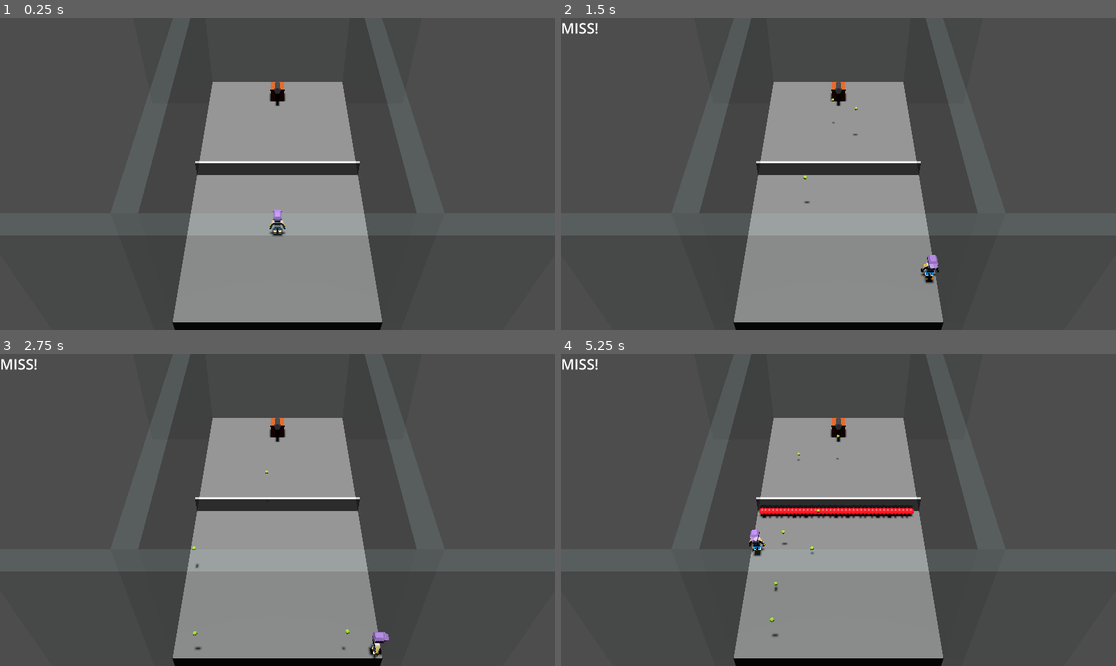
Above: before the commit, frames 1-4 (two rows, left to right).
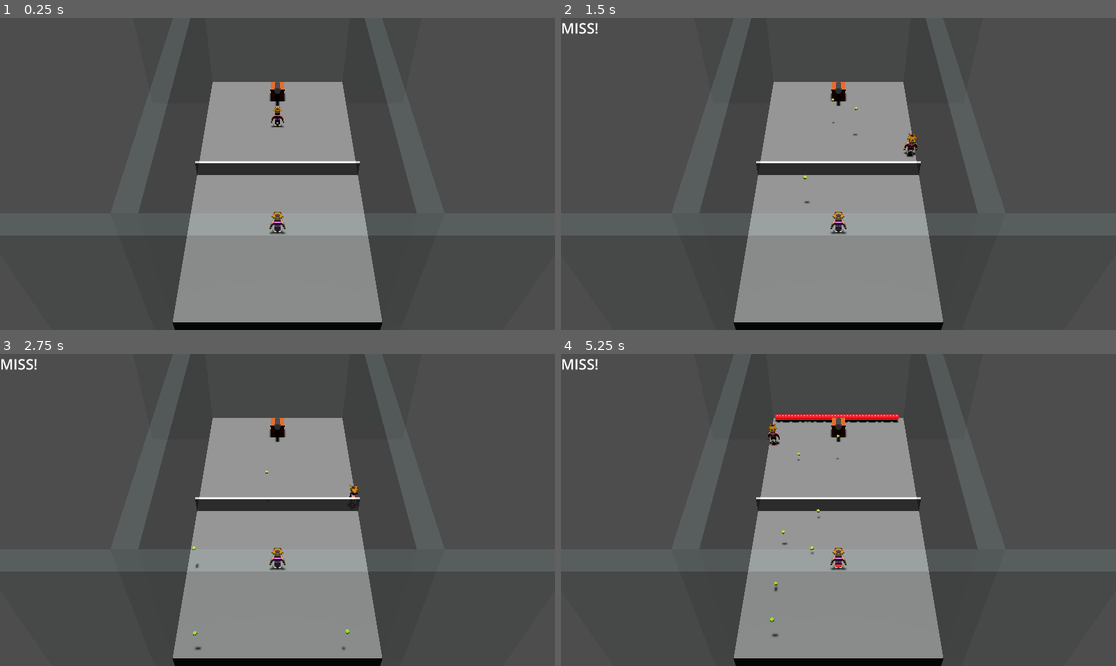
Above: after the commit, the same moments.

Repository: nicolassantibanez/padel-arcade
Game: Godot game, scene res://main.tscn
The game is run twice, just before and just after one commit, with the same random seed, the same clock (stepped at 60 frames per second) and the same inputs.
Inputs:
- Up to frame 1 (0.25 s): no input
- Up to frame 2 (1.5 s): tap Enter at 0.5 s; hold Right (move_right, bound only before the commit) 0.53-1.28 s; tap J (hit_ball, bound only before the commit) at 0.6 s; tap Space (shoot_ball) at 0.8, 1.25, 1.35 s; hold Down (move_back, bound only before the commit) from 1.28 s (still down)
- Up to frame 3 (2.75 s): tap J (hit_ball, bound only before the commit) at 1.55, 2.1 s; release Down (move_back, bound only before the commit) at 2.03 s; hold Right (move_right, bound only before the commit) from 2.03 s (still down); tap Space (shoot_ball) at 2.3 s
- Up to frame 4 (5.25 s): tap Enter at 2.75 s; release Right (move_right, bound only before the commit) at 2.78 s; hold Up (move_forward, bound only before the commit) 2.78-3.53 s; tap Space (shoot_ball) at 2.85, 3.8, 5.1 s; tap J (hit_ball, bound only before the commit) at 3.05, 4.35 s; hold M 3.53-4.28 s; hold Left (move_left, bound only before the commit) 3.53-5.03 s; hold Down (move_back, bound only before the commit) from 5.03 s (still down)

The runs differ from the first frame. In frame 1, 0.2% of the frame differs, in the area x 48-52%, y 28-70%; in frame 2, 0.4%; in frame 3, 0.4%; in frame 4, 1.8%, in the area x 33-64%, y 19-70%.

Commit message:
feat: Added second player mechanics

Diff:
--- a/ball_thrower.gd
+++ b/ball_thrower.gd
@@ -1,22 +1,20 @@
 extends StaticBody3D
 
+var ball_scene: Resource = preload ("res://ball.tscn")
 
-var ball_scene: Resource = preload("res://ball.tscn")
-
-@onready var throwing_point : Marker3D = $Pivot/ThrowingPoint
+@onready var throwing_point: Marker3D = $Pivot/ThrowingPoint
 
 # Called when the node enters the scene tree for the first time.
 func _ready():
 	pass # Replace with function body.
-
 
 # Called every frame. 'delta' is the elapsed time since the previous frame.
 func _process(_delta):
 	# We check for each move input and update the direction accordingly
 	if Input.is_action_just_pressed("shoot_ball"):
 		print("Throwing Ball!!!!")
-		var ball_instance : Node = ball_scene.instantiate()
-		var rand_angle = randf() * PI/4
-		ball_instance.direction = Vector3(0, 0.3, 1).rotated(Vector3.UP, rand_angle - PI/8)
+		var ball_instance: Node = ball_scene.instantiate()
+		var rand_angle = randf() * PI / 4
+		ball_instance.direction = Vector3(0, 0.3, 1).rotated(Vector3.UP, rand_angle - PI / 8)
 		ball_instance.position = throwing_point.position
 		add_child(ball_instance)
--- a/main.tscn
+++ b/main.tscn
@@ -1,7 +1,8 @@
-[gd_scene load_steps=11 format=3 uid="uid://bgtwx06jb5omh"]
+[gd_scene load_steps=12 format=3 uid="uid://bgtwx06jb5omh"]
 
-[ext_resource type="PackedScene" uid="uid://bxjkarins58op" path="res://player.tscn" id="1_xs617"]
+[ext_resource type="PackedScene" uid="uid://bxjkarins58op" path="res://padel_boy.tscn" id="1_xs617"]
 [ext_resource type="PackedScene" uid="uid://b8mgwdtiripne" path="res://ball_thrower.tscn" id="3_astgh"]
+[ext_resource type="PackedScene" uid="uid://fekxh3n8uytp" path="res://match_manager.tscn" id="3_gaq71"]
 
 [sub_resource type="BoxShape3D" id="BoxShape3D_pvtli"]
 size = Vector3(10, 2, 20)
@@ -82,8 +83,12 @@
 transform = Transform3D(1, -5.95416e-16, 2.4663e-16, -2.44061e-16, 0.00431093, 0.999991, -5.96474e-16, -0.999991, 0.00431093, 0, 3.41509, 0)
 shadow_enabled = true
 
-[node name="Player" parent="." instance=ExtResource("1_xs617")]
+[node name="Player1" parent="." instance=ExtResource("1_xs617")]
 transform = Transform3D(0.5, 0, 0, 0, 0.5, 0, 0, 0, 0.5, 0, 2, 4.57118)
+
+[node name="Player2" parent="." instance=ExtResource("1_xs617")]
+transform = Transform3D(0.5, 0, 0, 0, 0.5, 0, 0, 0, 0.5, 0, 2, -4.68517)
+player_id = 2
 
 [node name="CameraPivot" type="Marker3D" parent="."]
 transform = Transform3D(1, -5.95416e-16, 2.4663e-16, 2.4663e-16, 0.707107, 0.707107, -5.95416e-16, -0.707107, 0.707107, 0, 0, 0)
@@ -106,3 +111,7 @@
 
 [node name="MeshInstance3D" type="MeshInstance3D" parent="Net"]
 mesh = SubResource("BoxMesh_1isxm")
+
+[node name="MatchManager" parent="." node_paths=PackedStringArray("player1", "player2") instance=ExtResource("3_gaq71")]
+player1 = NodePath("../Player1")
+player2 = NodePath("../Player2")
--- /dev/null
+++ b/match_manager.gd
@@ -0,0 +1,43 @@
+extends Node3D
+
+const ball_scene: Resource = preload ("res://ball.tscn")
+
+@export var player1: Player
+@export var player2: Player
+
+@onready var all_players = [player1, player2]
+
+# Called when the node enters the scene tree for the first time.
+func _ready():
+	player1.ball_hit.connect(_on_player_ball_hit)
+	player2.ball_hit.connect(_on_player_ball_hit)
+
+# Called every frame. 'delta' is the elapsed time since the previous frame.
+func _process(delta):
+	pass
+
+func _on_player_ball_hit(player_id: int, hit_type: Player.hitType, ball: Ball):
+	var hit_direction: int = -1
+	print("Player_id:", player_id)
+	if player_id == 2:
+		hit_direction = 1
+	if hit_type == Player.hitType.EARLY_HIT:
+		var rand_angle = randf() * PI / 4
+		_deprecated_copy_ball_on_hit(ball, hit_direction, rand_angle)
+	elif hit_type == Player.hitType.LATE_HIT:
+		var rand_angle = randf() * (-PI / 4)
+		_deprecated_copy_ball_on_hit(ball, hit_direction, rand_angle)
+	elif hit_type == Player.hitType.PERFECT_HIT:
+		_deprecated_copy_ball_on_hit(ball, hit_direction, 0)
+
+func _deprecated_copy_ball_on_hit(ball: Ball, direction: int, angle_rotation: float):
+		var ball_instance: Node = ball_scene.instantiate()
+		ball_instance.position = ball.global_position + Vector3.FORWARD
+		# _add_debug_marker(body.global_position)
+		# ball_instance.position = body.position + Vector3.UP * 5
+		ball.queue_free()
+		ball = ball_instance
+		# var rand_angle = randf() * PI / 4
+		# ball_instance.direction = Vector3(0, 0.3, -1).rotated(Vector3.UP, rand_angle - PI / 8)
+		ball_instance.direction = Vector3(0, 0.3, direction).rotated(Vector3.UP, angle_rotation)
+		get_parent().add_child(ball_instance)
--- /dev/null
+++ b/match_manager.tscn
@@ -0,0 +1,6 @@
+[gd_scene load_steps=2 format=3 uid="uid://fekxh3n8uytp"]
+
+[ext_resource type="Script" path="res://match_manager.gd" id="1_n0d7i"]
+
+[node name="MatchManager" type="Node3D"]
+script = ExtResource("1_n0d7i")
--- a/player.tscn
+++ b/padel_boy.tscn
@@ -1,8 +1,9 @@
-[gd_scene load_steps=7 format=3 uid="uid://bxjkarins58op"]
+[gd_scene load_steps=8 format=3 uid="uid://bxjkarins58op"]
 
 [ext_resource type="Script" path="res://player.gd" id="1_0kv5k"]
 [ext_resource type="PackedScene" uid="uid://co3vt4erby6w6" path="res://art/player.glb" id="1_knvrf"]
 [ext_resource type="PackedScene" uid="uid://bc8e5lhtm3ctn" path="res://art/PadelBoyFIXED.glb" id="3_oq4eh"]
+[ext_resource type="PackedScene" uid="uid://cm2f1vpsghqlh" path="res://3MODELS.glb" id="4_sbu1h"]
 
 [sub_resource type="SphereShape3D" id="SphereShape3D_vioid"]
 radius = 0.7
@@ -13,7 +14,7 @@
 [sub_resource type="SphereShape3D" id="SphereShape3D_pxuhf"]
 radius = 1.105
 
-[node name="Player" type="CharacterBody3D"]
+[node name="PadelBoy" type="CharacterBody3D"]
 collision_layer = 4
 script = ExtResource("1_0kv5k")
 
@@ -25,6 +26,10 @@
 visible = false
 
 [node name="PadelBoyFIXED" parent="Pivot" instance=ExtResource("3_oq4eh")]
+transform = Transform3D(2, 0, 0, 0, 2, 0, 0, 0, 2, 2.08165e-12, -2, 2.08165e-12)
+visible = false
+
+[node name="3MODELS" parent="Pivot" instance=ExtResource("4_sbu1h")]
 transform = Transform3D(2, 0, 0, 0, 2, 0, 0, 0, 2, 2.08165e-12, -2, 2.08165e-12)
 
 [node name="CollisionShape3D" type="CollisionShape3D" parent="."]
--- a/player.gd
+++ b/player.gd
@@ -1,5 +1,11 @@
+class_name Player
 extends CharacterBody3D
 
+signal ball_hit(id: int, hit_type: hitType, ball: Ball)
+
+enum hitType {EARLY_HIT, LATE_HIT, PERFECT_HIT}
+
+@export var player_id: int = 1
 # How fast the player moves in meters per second
 @export var speed: float = 14
 # Downward acceleration
@@ -37,22 +43,25 @@
 	if Input.is_physical_key_pressed(KEY_M):
 		_add_debug_marker(position)
 
-	if Input.is_action_just_pressed("hit_ball"):
+	if Input.is_action_just_pressed("hit_ball_" + str(player_id)):
 		if ball_in_inner_zone:
 			print("PERFECT SHOT!")
-			_deprecated_copy_ball_on_hit(ball_to_hit, 0)
+			# _deprecated_copy_ball_on_hit(ball_to_hit, 0)
+			ball_hit.emit(player_id, hitType.PERFECT_HIT, ball_to_hit)
 			label_hit.clear()
 			label_hit.add_text("PERFECT SHOT!")
 		elif ball_in_late_zone: # imperfect shot (check if is right or left shot)
 			print("TOO LATE!")
-			var rand_angle = randf() * (-PI / 4)
-			_deprecated_copy_ball_on_hit(ball_to_hit, rand_angle)
+			# var rand_angle = randf() * (-PI / 4)
+			# _deprecated_copy_ball_on_hit(ball_to_hit, rand_angle)
+			ball_hit.emit(player_id, hitType.LATE_HIT, ball_to_hit)
 			label_hit.clear()
 			label_hit.add_text("TOO LATE!")
 		elif ball_in_early_zone:
 			print("TOO EARLY!")
-			var rand_angle = randf() * PI / 4
-			_deprecated_copy_ball_on_hit(ball_to_hit, rand_angle)
+			# var rand_angle = randf() * PI / 4
+			# _deprecated_copy_ball_on_hit(ball_to_hit, rand_angle)
+			ball_hit.emit(player_id, hitType.EARLY_HIT, ball_to_hit)
 			label_hit.clear()
 			label_hit.add_text("TOO EARLY!")
 		else:
@@ -64,13 +73,13 @@
 	var direction = Vector3.ZERO
 
 	# We check for each move input and update the direction accordingly
-	if Input.is_action_pressed("move_right"):
+	if Input.is_action_pressed("move_right_" + str(player_id)):
 		direction.x += 1
-	if Input.is_action_pressed("move_left"):
+	if Input.is_action_pressed("move_left_" + str(player_id)):
 		direction.x -= 1
-	if Input.is_action_pressed("move_back"):
+	if Input.is_action_pressed("move_back_" + str(player_id)):
 		direction.z += 1
-	if Input.is_action_pressed("move_forward"):
+	if Input.is_action_pressed("move_forward_" + str(player_id)):
 		direction.z -= 1
 
 	if direction != Vector3.ZERO: # Si nos estamos moviendo
--- a/project.godot
+++ b/project.godot
@@ -22,32 +22,28 @@
 
 [input]
 
-move_left={
+move_left_1={
 "deadzone": 0.5,
-"events": [Object(InputEventKey,"resource_local_to_scene":fa …(140 unchanged characters)… d":false,"keycode":0,"physical_keycode":4194319,"key_label":0,"unicode":0,"echo":false,"script":null)
-, Object(InputEventKey,"resource_local_to_scene":false,"resource_name":"","device":-1,"window_id":0,"alt_pressed":false,"shift_pressed":false,"ctrl_pressed":false,"meta_pressed":false,"pressed":false,"keycode":0,"physical_keycode":65,"key_label":0,"unicode":97,"echo":false,"script":null)
-, Object(InputEventJoypadMotion,"resource_local_to_scene":false,"resource_name":"","device":-1,"axis":0,"axis_value":-1.0,"script":null)
+"events": [Object(InputEventKey,"resource_local_to_scene":fa …(140 unchanged characters)… d":false,"keycode":0,"physical_keycode":65,"key_label":0,"unicode":97,"echo":false,"script":null)
+, Object(InputEventJoypadMotion,"resource_local_to_scene":false,"resource_name":"","device":0,"axis":0,"axis_value":-1.0,"script":null)
 ]
 }
-move_right={
+move_right_1={
 "deadzone": 0.5,
-"events": [Object(InputEventKey,"resource_local_to_scene":fa …(140 unchanged characters)… d":false,"keycode":0,"physical_keycode":4194321,"key_label":0,"unicode":0,"echo":false,"script":null)
-, Object(InputEventKey,"resource_local_to_scene":false,"resource_name":"","device":-1,"window_id":0,"alt_pressed":false,"shift_pressed":false,"ctrl_pressed":false,"meta_pressed":false,"pressed":false,"keycode":0,"physical_keycode":68,"key_label":0,"unicode":100,"echo":false,"script":null)
-, Object(InputEventJoypadMotion,"resource_local_to_scene":false,"resource_name":"","device":-1,"axis":0,"axis_value":1.0,"script":null)
+"events": [Object(InputEventKey,"resource_local_to_scene":fa …(140 unchanged characters)… d":false,"keycode":0,"physical_keycode":68,"key_label":0,"unicode":100,"echo":false,"script":null)
+, Object(InputEventJoypadMotion,"resource_local_to_scene":false,"resource_name":"","device":0,"axis":0,"axis_value":1.0,"script":null)
 ]
 }
-move_forward={
+move_forward_1={
 "deadzone": 0.5,
-"events": [Object(InputEventKey,"resource_local_to_scene":fa …(140 unchanged characters)… d":false,"keycode":0,"physical_keycode":4194320,"key_label":0,"unicode":0,"echo":false,"script":null)
-, Object(InputEventKey,"resource_local_to_scene":false,"resource_name":"","device":-1,"window_id":0,"alt_pressed":false,"shift_pressed":false,"ctrl_pressed":false,"meta_pressed":false,"pressed":false,"keycode":0,"physical_keycode":87,"key_label":0,"unicode":119,"echo":false,"script":null)
-, Object(InputEventJoypadMotion,"resource_local_to_scene":false,"resource_name":"","device":-1,"axis":1,"axis_value":-1.0,"script":null)
+"events": [Object(InputEventKey,"resource_local_to_scene":fa …(140 unchanged characters)… d":false,"keycode":0,"physical_keycode":87,"key_label":0,"unicode":119,"echo":false,"script":null)
+, Object(InputEventJoypadMotion,"resource_local_to_scene":false,"resource_name":"","device":0,"axis":1,"axis_value":-1.0,"script":null)
 ]
 }
-move_back={
+move_back_1={
 "deadzone": 0.5,
-"events": [Object(InputEventKey,"resource_local_to_scene":fa …(140 unchanged characters)… d":false,"keycode":0,"physical_keycode":4194322,"key_label":0,"unicode":0,"echo":false,"script":null)
-, Object(InputEventKey,"resource_local_to_scene":false,"resource_name":"","device":-1,"window_id":0,"alt_pressed":false,"shift_pressed":false,"ctrl_pressed":false,"meta_pressed":false,"pressed":false,"keycode":0,"physical_keycode":83,"key_label":0,"unicode":115,"echo":false,"script":null)
-, Object(InputEventJoypadMotion,"resource_local_to_scene":false,"resource_name":"","device":-1,"axis":1,"axis_value":1.0,"script":null)
+"events": [Object(InputEventKey,"resource_local_to_scene":fa …(140 unchanged characters)… d":false,"keycode":0,"physical_keycode":83,"key_label":0,"unicode":115,"echo":false,"script":null)
+, Object(InputEventJoypadMotion,"resource_local_to_scene":false,"resource_name":"","device":0,"axis":1,"axis_value":1.0,"script":null)
 ]
 }
 shoot_ball={
@@ -55,8 +51,39 @@
 "events": [Object(InputEventKey,"resource_local_to_scene":false,"resource_name":"","device":-1,"window_id":0,"alt_pressed":false,"shift_pressed":false,"ctrl_pressed":false,"meta_pressed":false,"pressed":false,"keycode":0,"physical_keycode":32,"key_label":0,"unicode":32,"echo":false,"script":null)
 ]
 }
-hit_ball={
+hit_ball_1={
 "deadzone": 0.5,
-"events": [Object(InputEventKey,"resource_local_to_scene":false,"resource_name":"","device":-1,"window_id":0,"alt_pressed":false,"shift_pressed":false,"ctrl_pressed":false,"meta_pressed":false,"pressed":false,"keycode":0,"physical_keycode":74,"key_label":0,"unicode":106,"echo":false,"script":null)
+"events": [Object(InputEventKey,"resource_local_to_scene":false,"resource_name":"","device":-1,"window_id":0,"alt_pressed":false,"shift_pressed":false,"ctrl_pressed":false,"meta_pressed":false,"pressed":false,"keycode":74,"physical_keycode":74,"key_label":74,"unicode":106,"echo":false,"script":null)
+, Object(InputEventJoypadButton,"resource_local_to_scene":false,"resource_name":"","device":0,"button_index":2,"pressure":0.0,"pressed":false,"script":null)
 ]
 }
+move_left_2={
+"deadzone": 0.5,
+"events": [Object(InputEventKey,"resource_local_to_scene":false,"resource_name":"","device":-1,"window_id":0,"alt_pressed":false,"shift_pressed":false,"ctrl_pressed":false,"meta_pressed":false,"pressed":false,"keycode":0,"physical_keycode":4194319,"key_label":0,"unicode":0,"echo":false,"script":null)
+, Object(InputEventJoypadMotion,"resource_local_to_scene":false,"resource_name":"","device":1,"axis":0,"axis_value":-1.0,"script":null)
+]
+}
+move_right_2={
+"deadzone": 0.5,
+"events": [Object(InputEventKey,"resource_local_to_scene":false,"resource_name":"","device":-1,"window_id":0,"alt_pressed":false,"shift_pressed":false,"ctrl_pressed":false,"meta_pressed":false,"pressed":false,"keycode":0,"physical_keycode":4194321,"key_label":0,"unicode":0,"echo":false,"script":null)
+, Object(InputEventJoypadMotion,"resource_local_to_scene":false,"resource_name":"","device":1,"axis":0,"axis_value":1.0,"script":null)
+]
+}
+move_forward_2={
+"deadzone": 0.5,
+"events": [Object(InputEventKey,"resource_local_to_scene":false,"resource_name":"","device":-1,"window_id":0,"alt_pressed":false,"shift_pressed":false,"ctrl_pressed":false,"meta_pressed":false,"pressed":false,"keycode":0,"physical_keycode":4194320,"key_label":0,"unicode":0,"echo":false,"script":null)
+, Object(InputEventJoypadMotion,"resource_local_to_scene":false,"resource_name":"","device":1,"axis":1,"axis_value":-1.0,"script":null)
+]
+}
+move_back_2={
+"deadzone": 0.5,
+"events": [Object(InputEventKey,"resource_local_to_scene":false,"resource_name":"","device":-1,"window_id":0,"alt_pressed":false,"shift_pressed":false,"ctrl_pressed":false,"meta_pressed":false,"pressed":false,"keycode":0,"physical_keycode":4194322,"key_label":0,"unicode":0,"echo":false,"script":null)
+, Object(InputEventJoypadMotion,"resource_local_to_scene":false,"resource_name":"","device":1,"axis":1,"axis_value":1.0,"script":null)
+]
+}
+hit_ball_2={
+"deadzone": 0.5,
+"events": [Object(InputEventKey,"resource_local_to_scene":false,"resource_name":"","device":-1,"window_id":0,"alt_pressed":false,"shift_pressed":false,"ctrl_pressed":false,"meta_pressed":false,"pressed":false,"keycode":0,"physical_keycode":76,"key_label":0,"unicode":108,"echo":false,"script":null)
+, Object(InputEventJoypadButton,"resource_local_to_scene":false,"resource_name":"","device":1,"button_index":2,"pressure":0.0,"pressed":false,"script":null)
+]
+}
Binary file added: 3MODELS.glb
Not shown, added: 3MODELS.glb.import
Binary file added: 3MODELS_TEXTURE_PADELBOY_DEFAULT.png
Not shown, added: 3MODELS_TEXTURE_PADELBOY_DEFAULT.png.import
